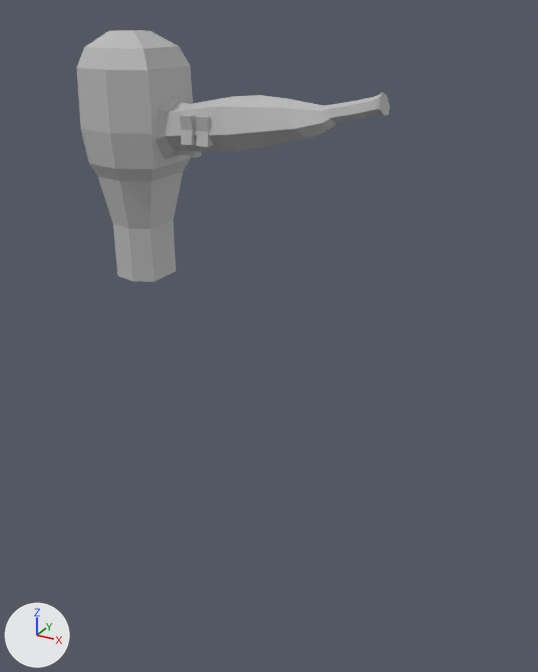
One commit to the FBX model Assets/_Models/_Props/MakeUp/phon.fbx: the scene before it, then after it.
Both versions are drawn from a 50 mm camera at (0.835, 0.314, 0.99) aimed at (0.463, 0.992, 0.651). The axes (+X, +Y, +Z) are drawn at lower left. The lights are the same throughout. Where no turn or scale is listed for an object, it has been applied to the vertices.

The older version as bpy lines, for what is in view:
```python
me_phon = bpy.data.meshes.new('phon')
me_phon.from_pydata(...)  # 190 vertices, 178 faces; spans x 0.2..0.573, y 0.968..1.09, z 0.683..0.967
me_phon.materials.append(mat_material_001)  # its picture is missing
ob_phon = bpy.data.objects.new('phon', me_phon)
ob_phon.location = (0.0, 0.0, 0.0)
```
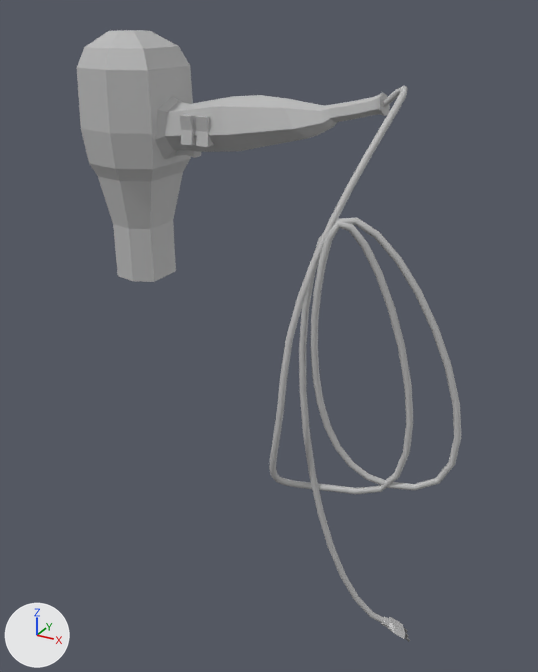
The newer file is also turned or shifted as a whole; pictures and numbers use the older file's frame.

What differs and where, as boxes [x1, y1, x2, y2] in the pictures (538 x 672 px):
'filo', added: after [269, 86, 461, 623]
'spina', added: after [381, 617, 410, 642]
    faces in mat_material_001 (its picture is missing): [381, 617, 405, 639]

The change in detail:
Material 'Material.005' (mat_material_005) is new.
Its base color is (0.343, 0.343, 0.343) (grey #9e9e9e).
Its metallic is 1.0.
Mesh me_cylinder_005 is new.
It has 66 vertices, 56 faces and spans x 0.3732..0.4065, y -0.0928..-0.0649, z -0.4376..-0.4092.
Faces by material slot: [29, 27].
It uses material mat_material_001 (its picture is missing).
It uses material mat_material_005 (grey #9e9e9e).
Mesh me_beziercurve is new.
It has 876 vertices, 864 faces and spans x 0.261..0.434, y -0.151..0.006, z -0.42..0.154.
It uses material mat_material_001 (its picture is missing).
Object 'spina' (ob_spina) is new; it shows me_cylinder_005.
Its location is (0.262, 1.028, 0.77).
Object 'filo' (ob_filo) is new; it shows me_beziercurve.
Its location is (0.262, 1.028, 0.77).
